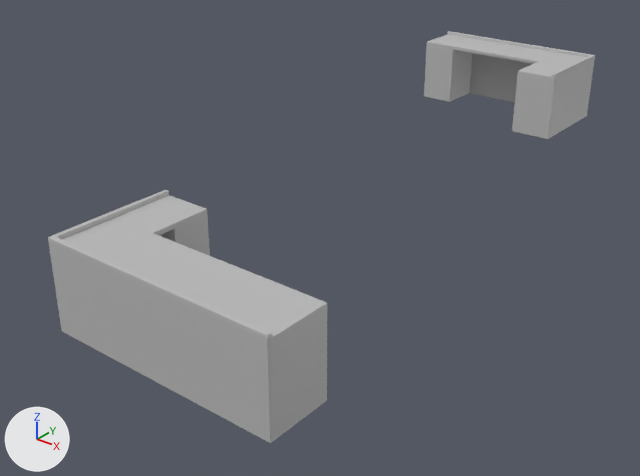
An edit to the FBX model Assets/Art/04_Props/Tables/Prop_PoliceDept_LDeskR.fbx, drawn before and after from the same camera.
Camera for both pictures: a 50 mm lens placed at (5.59, -4.89, 4.91), pointed at (-1.3, 3.72, -0.43). The axes (+X, +Y, +Z) are drawn at lower left. The lights are the same throughout. Where no turn or scale is listed for an object, it has been applied to the vertices.

Objects in the first picture: 'Prop_LDeskR', 'Prop_LDeskR2'.
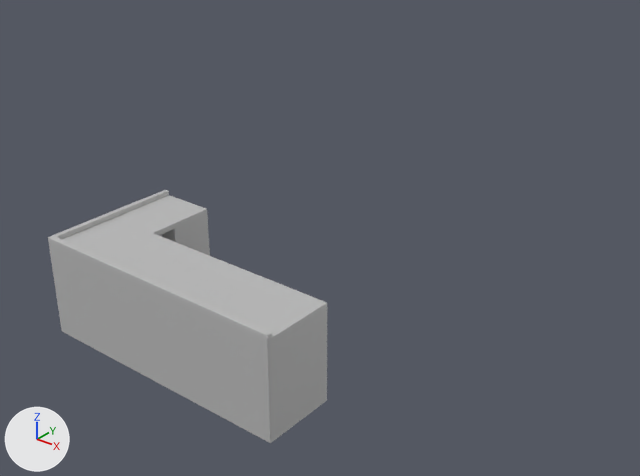
Boxes (x1, y1, x2, y2) around the edits, measured in the pictures (640 x 476 px; the box of a moved part takes in the faces that stretch with it):
```json
{"object": "Prop_LDeskR2", "change": "deleted", "before": [424, 31, 595, 139]}
{"part": 1, "of": "me_mesh", "change": "moved or reshaped", "before": [424, 31, 595, 139], "after": [48, 190, 327, 443]}
```

Edits to the scene script, one JSON object a line:
```json
{"op": "remove", "block": "ob_prop_ldeskr2", "code": ["ob_prop_ldeskr2 = bpy.data.objects.new('Prop_LDeskR2', me_mesh)", "ob_prop_ldeskr2.location = (-1.6, 9.45, 0.0)"]}
```
